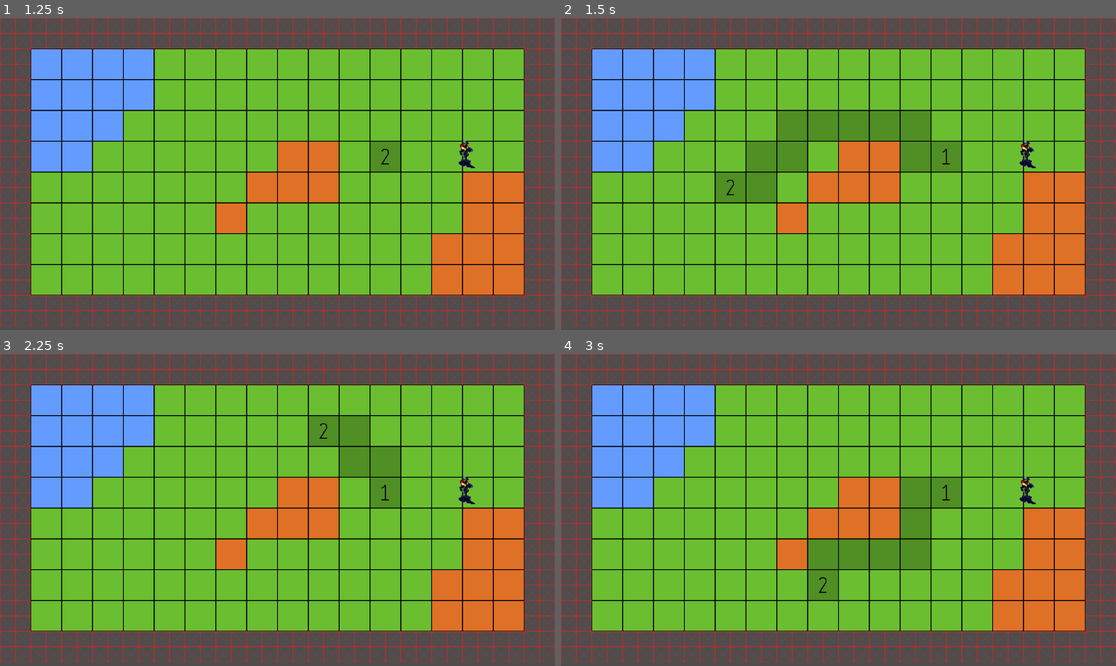
Above: before the commit, frames 1-4 (two rows, left to right).
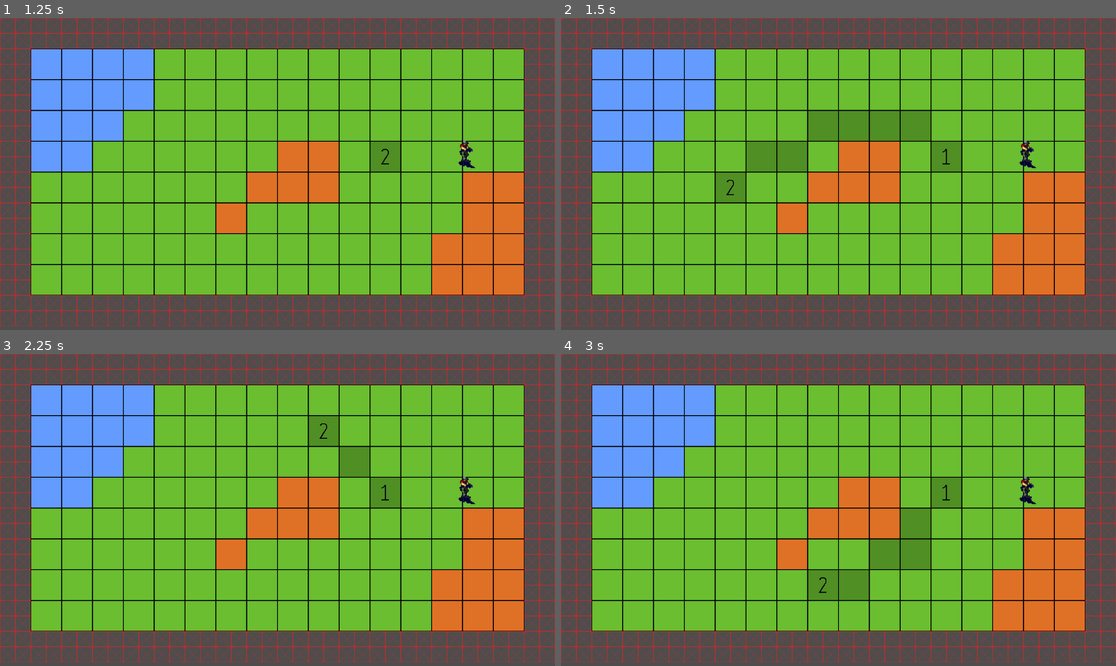
Above: after the commit, the same moments.

Repository: minkezhang/godot-experiments
Game: Godot game, scene res://scenes/world/world.tscn
Same seed, same stepped clock (60 frames per second), same inputs: the game is played once before the commit and once after it.
Inputs (mouse positions are in pixels of both pictures, inside the frame that each line leads up to):
- Up to frame 1 (1.25 s): tap Enter (ui_accept) at 0.5, 0.6, 0.77, 1.07 s; move the mouse to (399, 158) at 0.52 s; hold Right (ui_right) from 0.53 s (still down)
- Up to frame 2 (1.5 s): tap Enter (ui_accept) at 1.25, 1.35 s; move the mouse to (727, 189) at 1.27 s; release Right (ui_right) at 1.28 s; hold Left (ui_left) from 1.28 s (still down)
- Up to frame 3 (2.25 s): tap Enter (ui_accept) at 1.52, 1.82, 2, 2.1 s; move the mouse to (333, 441) at 2.02 s; release Left (ui_left) at 2.03 s; hold Right (ui_right) from 2.03 s (still down)
- Up to frame 4 (3 s): keep holding Right (ui_right); tap Enter (ui_accept) at 2.75, 2.85 s; move the mouse to (810, 572) at 2.77 s

Frame 1 is identical in both runs. In frame 2, 1.5% of the frame differs, in the area x 33-67%, y 29-60%; in frame 3, 1.0%; in frame 4, 2.1%, in the area x 44-67%, y 39-79%.

Commit message:
Update map to use AStar3D

Diff:
--- a/godot-pathfinding/scenes/gi/gi.gd
+++ b/godot-pathfinding/scenes/gi/gi.gd
@@ -1,28 +1,8 @@
-
 extends CharacterBody2D
 
 func _ready():
 	motion_mode = MOTION_MODE_FLOATING
 	$"NavigationAgent2D".path_desired_distance = 100
-"""
+
 const SPEED = 300.0
 const JUMP_VELOCITY = -400.0
-
-func _ready():
-	motion_mode = MOTION_MODE_FLOATING
-
-func _physics_process(delta):
-	# Handle Jump.
-	if Input.is_action_just_pressed("ui_accept"): #  and is_on_floor():
-		velocity.y = JUMP_VELOCITY
-
-	# Get the input direction and handle the movement/deceleration.
-	# As good practice, you should replace UI actions with custom gameplay actions.
-	var direction = Input.get_axis("ui_left", "ui_right")
-	if direction:
-		velocity.x = direction * SPEED
-	else:
-		velocity.x = move_toward(velocity.x, 0, SPEED)
-
-	move_and_collide(velocity)
-"""
--- a/godot-pathfinding/scenes/map/map.gd
+++ b/godot-pathfinding/scenes/map/map.gd
@@ -2,7 +2,6 @@
 
 
 const _VOID_ATLAS_COORDS = Vector2i(0, 0)
-var _astargrid: AStarGrid2D
 var _astar: AStar3D
 
 var _NULL_POS = Vector2i(-1, -1)
@@ -39,7 +38,6 @@
 				pack(Vector3i(target.x, target.y, 0), _dim)])
 			for n in $Highlight.get_used_cells(0):
 				$Highlight.erase_cell(0, n)
-			# for n in _astargrid.get_point_path(source, target):
 			for n in _astar.get_point_path(
 				pack(Vector3i(source.x, source.y, 0), _dim),
 				pack(Vector3i(target.x, target.y, 0), _dim)):
@@ -60,18 +58,6 @@
 	return Vector3i(x, y, z)
 
 func _ready():
-	_astargrid = AStarGrid2D.new()
-	_astargrid.size = $Base.get_used_rect().size
-	_astargrid.cell_size = $Base.tile_set.tile_size
-	_astargrid.set_diagonal_mode(AStarGrid2D.DIAGONAL_MODE_ONLY_IF_NO_OBSTACLES)
-	_astargrid.update()
-	for n in $Base.get_used_cells(0):
-		var atlas = $Base.get_cell_atlas_coords(0, n)
-		if atlas == _VOID_ATLAS_COORDS:
-			_astargrid.set_point_solid(n)
-		if atlas != Vector2i(2, 0) and atlas != Vector2i(3, 0):
-			_astargrid.set_point_solid(n)
-
 	_dim = Vector3i(
 		$Base.get_used_rect().size.x,
 		$Base.get_used_rect().size.y,
@@ -91,8 +77,48 @@
 		for n in $Base.get_used_cells(i):
 			if $Base.get_cell_atlas_coords(i, n) == _ATLAS_GRASS:
 				var source = Vector3i(n.x, n.y, i)
+
+				var _corner = $Base.get_neighbor_cell(n, TileSet.CELL_NEIGHBOR_TOP_LEFT_CORNER)
+				if $Base.get_cell_atlas_coords(
+					i, $Base.get_neighbor_cell(n, TileSet.CELL_NEIGHBOR_TOP_SIDE)
+				) == _ATLAS_GRASS and $Base.get_cell_atlas_coords(
+					i, $Base.get_neighbor_cell(n, TileSet.CELL_NEIGHBOR_LEFT_SIDE)
+				) == _ATLAS_GRASS and $Base.get_cell_atlas_coords(
+					i, _corner
+				) == _ATLAS_GRASS:
+					_astar.connect_points(pack(source, _dim), pack(Vector3i(_corner.x, _corner.y, i), _dim))
+
+				_corner = $Base.get_neighbor_cell(n, TileSet.CELL_NEIGHBOR_BOTTOM_LEFT_CORNER)
+				if $Base.get_cell_atlas_coords(
+					i, $Base.get_neighbor_cell(n, TileSet.CELL_NEIGHBOR_BOTTOM_SIDE)
+				) == _ATLAS_GRASS and $Base.get_cell_atlas_coords(
+					i, $Base.get_neighbor_cell(n, TileSet.CELL_NEIGHBOR_LEFT_SIDE)
+				) == _ATLAS_GRASS and $Base.get_cell_atlas_coords(
+					i, _corner
+				) == _ATLAS_GRASS:
+					_astar.connect_points(pack(source, _dim), pack(Vector3i(_corner.x, _corner.y, i), _dim))
+
+				_corner = $Base.get_neighbor_cell(n, TileSet.CELL_NEIGHBOR_TOP_RIGHT_CORNER)
+				if $Base.get_cell_atlas_coords(
+					i, $Base.get_neighbor_cell(n, TileSet.CELL_NEIGHBOR_TOP_SIDE)
+				) == _ATLAS_GRASS and $Base.get_cell_atlas_coords(
+					i, $Base.get_neighbor_cell(n, TileSet.CELL_NEIGHBOR_RIGHT_SIDE)
+				) == _ATLAS_GRASS and $Base.get_cell_atlas_coords(
+					i, _corner
+				) == _ATLAS_GRASS:
+					_astar.connect_points(pack(source, _dim), pack(Vector3i(_corner.x, _corner.y, i), _dim))
+
+				_corner = $Base.get_neighbor_cell(n, TileSet.CELL_NEIGHBOR_BOTTOM_RIGHT_CORNER)
+				if $Base.get_cell_atlas_coords(
+					i, $Base.get_neighbor_cell(n, TileSet.CELL_NEIGHBOR_BOTTOM_SIDE)
+				) == _ATLAS_GRASS and $Base.get_cell_atlas_coords(
+					i, $Base.get_neighbor_cell(n, TileSet.CELL_NEIGHBOR_RIGHT_SIDE)
+				) == _ATLAS_GRASS and $Base.get_cell_atlas_coords(
+					i, _corner
+				) == _ATLAS_GRASS:
+					_astar.connect_points(pack(source, _dim), pack(Vector3i(_corner.x, _corner.y, i), _dim))
+
 				for c in $Base.get_surrounding_cells(n):
 					if $Base.get_cell_atlas_coords(i, c) == _ATLAS_GRASS:
 						var target = Vector3i(c.x, c.y, i)
-						print("connecting src: %s (%s) to target: %s (%s)" % [source, pack(source, _dim), target, pack(target, _dim)])
 						_astar.connect_points(pack(source, _dim), pack(target, _dim))
--- a/godot-pathfinding/scenes/world/world.tscn
+++ b/godot-pathfinding/scenes/world/world.tscn
@@ -1,11 +1,9 @@
-[gd_scene load_steps=4 format=3 uid="uid://d1gr8ijvf7epl"]
+[gd_scene load_steps=3 format=3 uid="uid://d1gr8ijvf7epl"]
 
-[ext_resource type="Script" path="res://scenes/world/world.gd" id="1_3jeis"]
 [ext_resource type="PackedScene" uid="uid://c7ds16c862bv" path="res://scenes/map/map.tscn" id="1_ed53r"]
 [ext_resource type="PackedScene" uid="uid://cgslvsnlw48io" path="res://scenes/gi/gi.tscn" id="2_dpbte"]
 
 [node name="World" type="Node2D"]
-script = ExtResource("1_3jeis")
 
 [node name="Map" parent="." instance=ExtResource("1_ed53r")]
 
